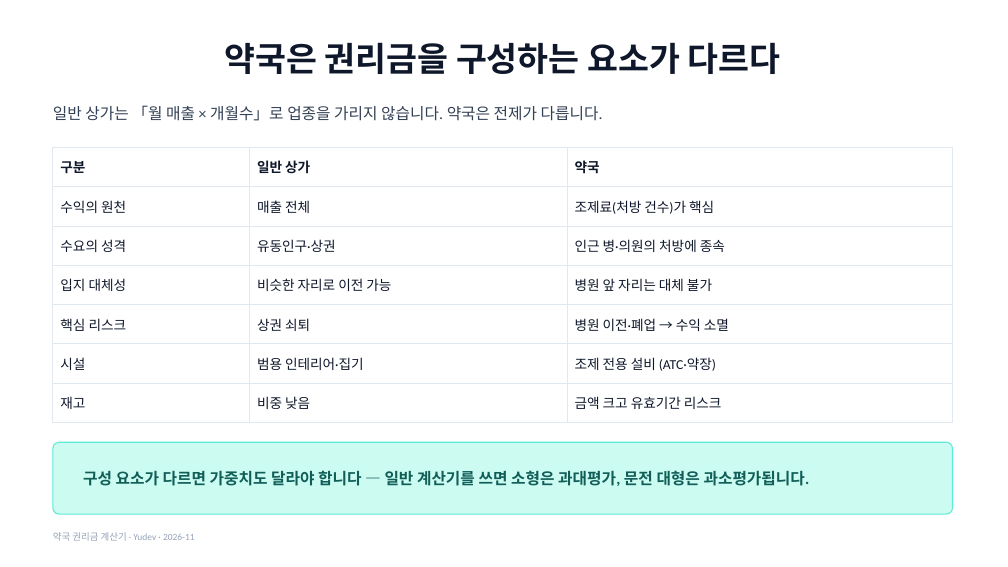
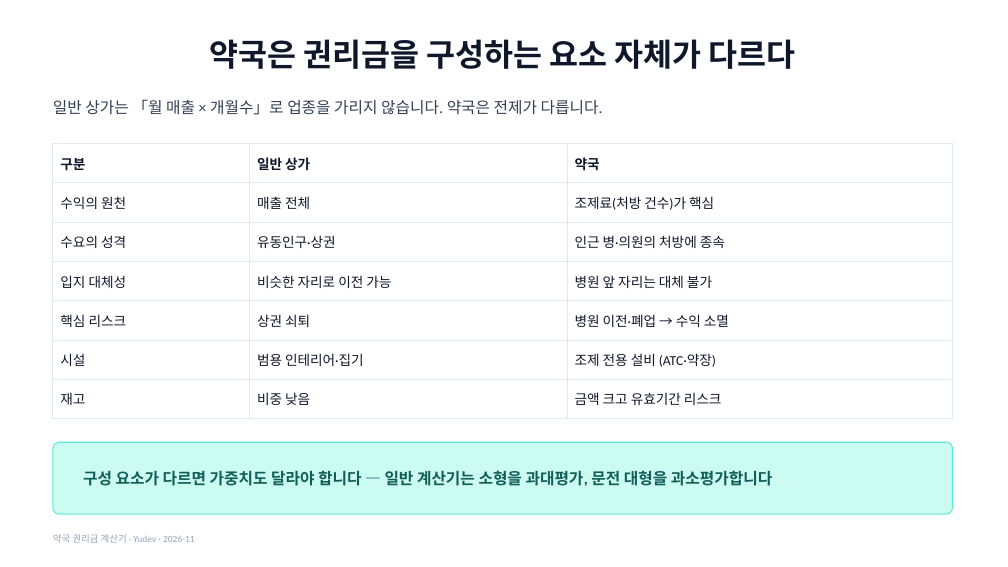
Before and after one commit to YUSEONCHUN/calculating, a slide deck: slide 3 of doc/slides/권리금계산기_프로젝트.pptx. Drawn at 1008x567 pixels with LibreOffice and Linux fonts; fonts in the diff are those of the drawing. Boxes give left, top, right and bottom in pixels: in the first picture for what was removed or moved away, otherwise in the second. Text is boxed around its words. In the diff, an @@ line names an element or a change of style, - is before the commit and + after.

```diff
--- a/doc/slides/권리금계산기_프로젝트.pptx
+++ b/doc/slides/권리금계산기_프로젝트.pptx
@@ title at box(210, 39, 796, 69): text changed; size 32 to 30 pt @@
-약국은 권리금을 구성하는 요소가 다르다
+약국은 권리금을 구성하는 요소 자체가 다르다
@@ text "일반 상가는 「월 매출 × ...": place and size @@
-text "일반 상가는 「월 매출 × ..." at box(53, 105, 603, 121)
+text "일반 상가는 「월 매출 × ..." at box(53, 99, 603, 115)
@@ table: place and size @@
-table at box(53, 147, 953, 413)
+table at box(53, 144, 953, 409)
@@ text at box(83, 470, 772, 486): text changed @@
-구성 요소가 다르면 가중치도 달라야 합니다 — 일반 계산기를 쓰면 소형은 과대평가, 문전 대형은 과소평가됩니다.
+구성 요소가 다르면 가중치도 달라야 합니다 — 일반 계산기는 소형을 과대평가, 문전 대형을 과소평가합니다
```
Also in this commit, not shown: 7 other slides changed, 14 slides added, 10 slides removed, 8 other files.
